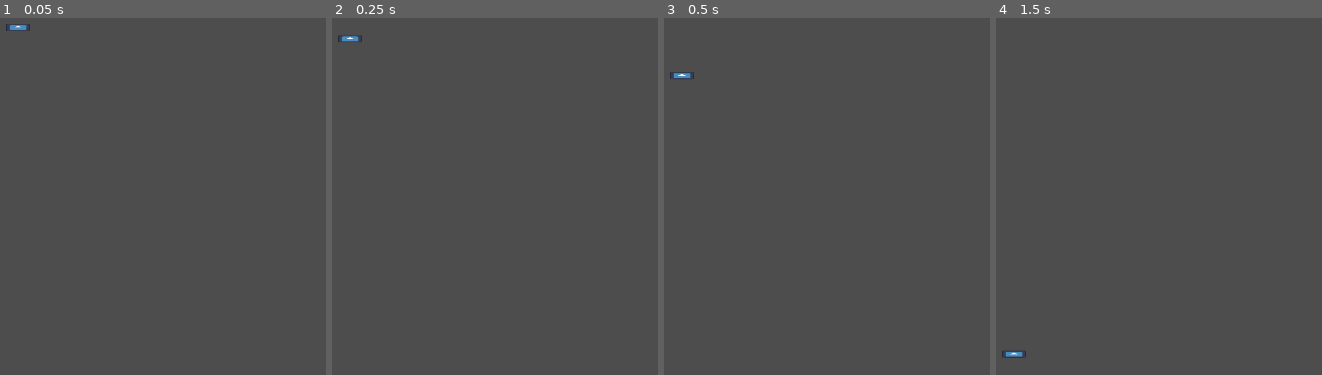
Above: before the commit, frames 1-4 (left to right).
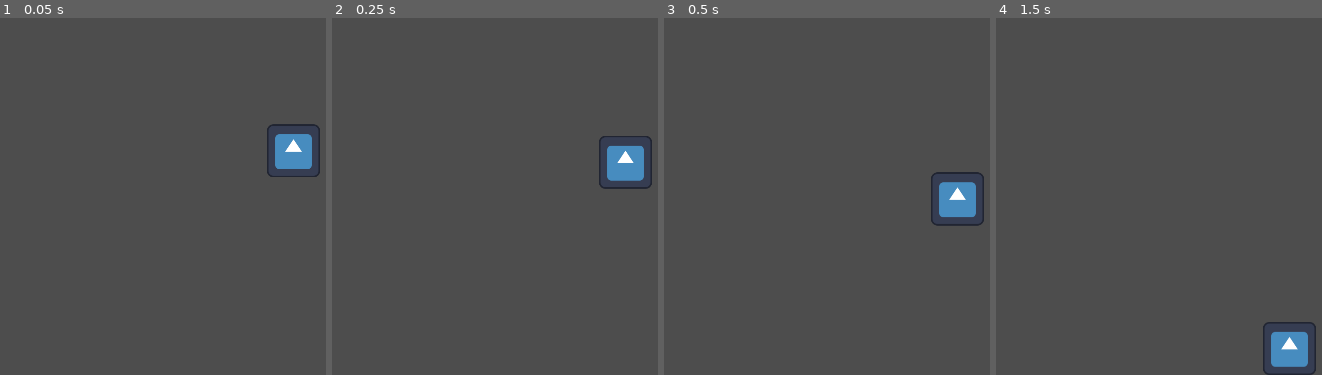
Above: after the commit, the same moments.

Repository: NeonGamerBot-QK/counterspell-boston
Game: Godot game, scene res://node_2d.tscn
Two runs of this game, one before a commit and one after it. Both use one fixed random seed, a clock stepped at 60 frames per second and the inputs below. The project has no main scene, so this scene is started directly. The engine's default icon, where the game draws it, is replaced by a stand-in: a white triangle on a blue panel in a dark square.
Inputs:
- Up to frame 1 (0.05 s): no input
- Up to frame 2 (0.25 s): no input
- Up to frame 3 (0.5 s): no input
- Up to frame 4 (1.5 s): tap Enter at 0.5 s

The runs differ from the first frame. In frame 1, 1.5% of the frame differs, in the area x 1-99%, y 1-45%; in frame 2, 1.5%; in frame 3, 1.6%, in the area x 1-99%, y 15-59%; in frame 4, 1.5%.

Commit message:
formatting that works!?!?

Diff:
--- a/Test.tscn
+++ /dev/null
@@ -1,10 +0,0 @@
-[gd_scene load_steps=2 format=3 uid="uid://dnnka5th1gldj"]
-
-[ext_resource type="Texture2D" uid="uid://ocqr4kaowgws" path="res://icon.svg" id="1_mtyf4"]
-
-[node name="Node2D" type="Node2D"]
-
-[node name="Sprite2D" type="Sprite2D" parent="."]
-texture = ExtResource("1_mtyf4")
-
-[node name="Node2D" type="Node2D" parent="."]
--- a/node_2d.tscn
+++ b/node_2d.tscn
@@ -5,26 +5,25 @@
 [sub_resource type="RectangleShape2D" id="RectangleShape2D_n0rac"]
 
 [sub_resource type="RectangleShape2D" id="RectangleShape2D_fslva"]
-size = Vector2(102.269, 1.14144)
+size = Vector2(1920, 54)
 
 [node name="Node2D" type="Node2D"]
-position = Vector2(298, 243)
-scale = Vector2(18.7712, 36.349)
+position = Vector2(960, 540)
 
 [node name="Block" type="RigidBody2D" parent="."]
+metadata/_edit_group_ = true
 
-[node name="CollisionShape2D" type="CollisionShape2D" parent="Block"]
-scale = Vector2(2.89167, -0.871405)
+[node name="BlockHitbox" type="CollisionShape2D" parent="Block"]
 shape = SubResource("RectangleShape2D_n0rac")
 
-[node name="Sprite2D" type="Sprite2D" parent="Block"]
-position = Vector2(-0.0266396, 0.0550236)
-scale = Vector2(0.451573, 0.136266)
+[node name="BlockSprite" type="Sprite2D" parent="Block"]
 texture = ExtResource("1_gqviv")
 
 [node name="Floor" type="StaticBody2D" parent="."]
-position = Vector2(35.2668, 22.449)
+position = Vector2(0, 513)
 metadata/_edit_group_ = true
 
-[node name="CollisionShape2D" type="CollisionShape2D" parent="Floor"]
+[node name="FloorHitbox" type="CollisionShape2D" parent="Floor"]
 shape = SubResource("RectangleShape2D_fslva")
+
+[node name="FloorSprite" type="Sprite2D" parent="Floor"]
